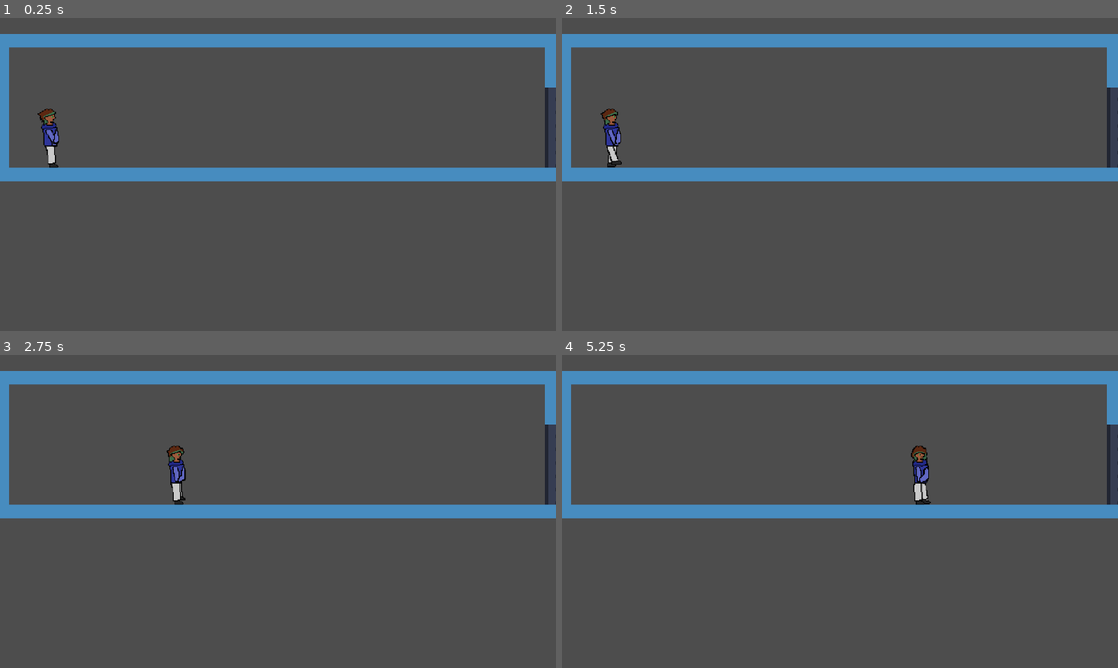
Above: before the commit, frames 1-4 (two rows, left to right).
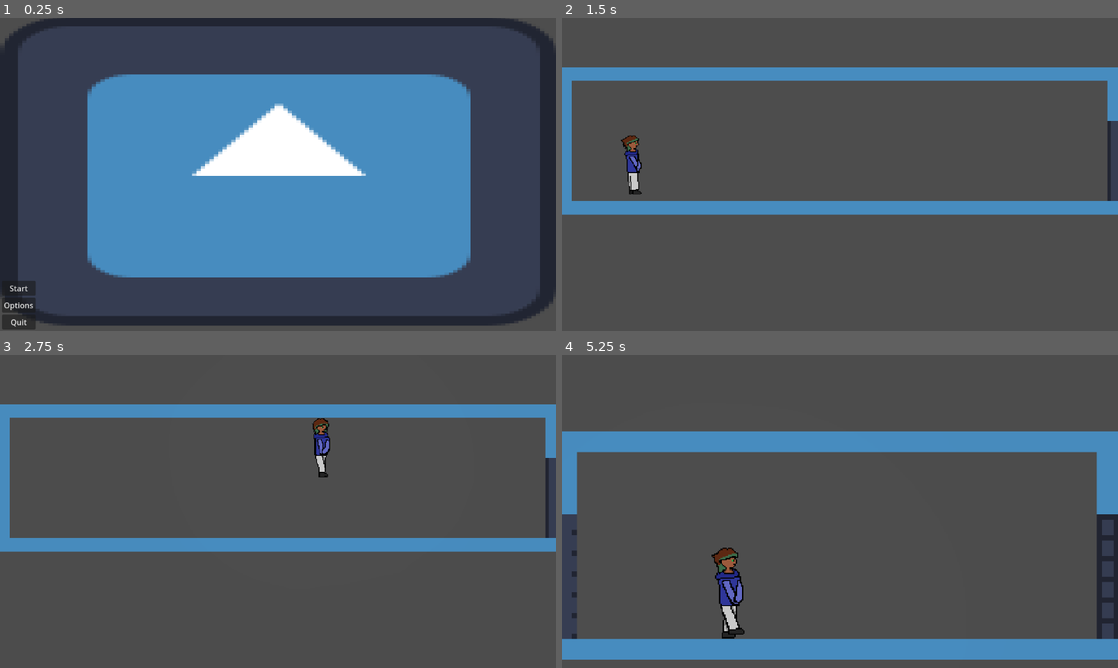
Above: after the commit, the same moments.

Repository: Oryphanix/jam
Game: Godot game, scene res://scenes/main.tscn
Two runs of this game, one before a commit and one after it. Both use one fixed random seed, a clock stepped at 60 frames per second and the inputs below. The engine's default icon, where the game draws it, is replaced by a stand-in: a white triangle on a blue panel in a dark square.
Inputs (mouse positions are in pixels of both pictures, inside the frame that each line leads up to):
- Up to frame 1 (0.25 s): no input
- Up to frame 2 (1.5 s): click (578, 305) at 0.5 s, where only the run after the commit has a clickable "Options"; click (578, 287) at 1.25 s, where only the run after the commit has a clickable "Start"
- Up to frame 3 (2.75 s): tap Enter (ui_accept) at 2, 2.27, 2.57 s; hold D (move_right) from 2.03 s (still down); tap N (ui_n, bound only after the commit) at 2.1 s; tap Shift (ui_shift, bound only after the commit) at 2.3 s
- Up to frame 4 (5.25 s): tap Shift (ui_shift, bound only after the commit) at 2.85, 4.55, 5.1 s; tap Enter (ui_accept) at 3.02, 3.05, 3.32, 3.6, 4.52, 4.82 s; release D (move_right) at 3.53 s; hold A (move_left) 3.53-4.28 s; tap N (ui_n, bound only after the commit) at 3.8, 4.35 s; hold D (move_right) from 4.28 s (still down)

The runs differ from the first frame. In frame 1, 59% of the frame differs, in the area x 0-100%, y 0-100%; in frame 2, 19%; in frame 3, 19%; in frame 4, 26%.

Commit message:
merge

Diff:
--- a/monster/States/chasing.gd
+++ b/monster/States/chasing.gd
@@ -19,5 +19,4 @@
 	moveSpeed = 1.1*Global.playerSpeed
 	#Vars for distance to player
 	var direction = Global.playerPosition - Global.enemyPosition
-	var distance := direction.length()
 	enemy.velocity = (direction.normalized() * moveSpeed)
--- a/monster/States/stalkingchase.gd
+++ b/monster/States/stalkingchase.gd
@@ -13,5 +13,4 @@
 # Called every frame. 'delta' is the elapsed time since the previous frame.
 func Physics_Update(_delta: float):
 	var direction = Global.playerPosition - Global.enemyPosition
-	var distance := direction.length()
 	enemy.velocity = (direction.normalized() * moveSpeed)
--- a/player/player.gd
+++ b/player/player.gd
@@ -1,50 +1,52 @@
 extends CharacterBody2D
 
-@export var runSpeed := 400
-@export var SPEED = 200.0
+
+@export var runSanity = false
 @export var argument = false
 
-
-const JUMP_VELOCITY = -400.0
-
-#Variable for globalisation of player position
-var playerPosition: Vector2
-var sanity: float
+const JUMP_VELOCITY = -600.0
+@export var SPEED = 300.0
+#variables
 
 func _physics_process(delta: float) -> void:
-	if Input.is_action_just_pressed("ui_down") or argument:
+	if Input.is_action_just_pressed("ui_shift") or argument:
+		SPEED = 1100
+		runSanity = true
+
 		var direction := Input.get_axis("move_left", "move_right")
+#if shift key is held down, and left/right arrow is pressed, the character runs left/right
+
 		if direction:
-			velocity.x = direction * runSpeed
+			velocity.x = direction * SPEED
 		else:
 			velocity.x = move_toward(velocity.x, 0, 300)
-		Global.playerFace = Vector2(direction, 0)
+
+
 		move_and_slide()
 		argument = true
-		if Input.is_action_just_released("ui_down"):
+		if Input.is_action_just_released("ui_shift"):
 			argument = false
+#code for if the shift key is released, the character will stop running
 	else:
+		SPEED = 300.0
+
+		runSanity = false
 		var direction := Input.get_axis("move_left", "move_right")
 		if direction:
 			velocity.x = direction * SPEED
-			Global.playerFace = Vector2(direction, 0)
 		else:
-			velocity.x = move_toward(velocity.x, 0, 200)
-
+			velocity.x = move_toward(velocity.x, 0, 300)
+		#otherwise the character will walk left/right if the shift key is not held
+		move_and_slide()
 		# Add the gravity.
 	if not is_on_floor():
 		velocity += get_gravity() * delta
-	else:
-		velocity.y = 0
+
 	# Handle jump.
 	if Input.is_action_just_pressed("ui_accept") and is_on_floor():
 		velocity.y = JUMP_VELOCITY
-	move_and_slide()
-	Global.playerPosition = self.global_position
-	Global.playerSpeed = SPEED
 
-
+	# Get the input direction and handle the movement/deceleration.
+	# ui_left is left arrow, ui_right is right arrow, ui_accept is space bar, ui_shift is the shift key.
 func _process(delta: float) -> void:
 	$AnimatedSprite2D.play("default")
-	#Add sanity here using, please update Global.sanity
-	pass
--- a/player/player.tscn
+++ b/player/player.tscn
@@ -1,8 +1,10 @@
-[gd_scene load_steps=37 format=3 uid="uid://dyyvcvbomxviu"]
+[gd_scene load_steps=39 format=3 uid="uid://dyyvcvbomxviu"]
 
 [ext_resource type="Script" path="res://player/player.gd" id="1_dee56"]
 [ext_resource type="Texture2D" uid="uid://b7okyhytlhpsh" path="res://art/Idle_animation_sprite_sheet_27x82.png" id="2_6rwlf"]
 [ext_resource type="Texture2D" uid="uid://cfyu2i6ii7ess" path="res://art/walking_animation_sprite_sheet_400x656.png" id="2_lukfq"]
+[ext_resource type="Texture2D" uid="uid://bvg4uv2nuid7x" path="res://art/vignette final.png" id="4_8i6og"]
+[ext_resource type="Script" path="res://player/vingette.gd" id="5_456t7"]
 
 [sub_resource type="AtlasTexture" id="AtlasTexture_w7ix4"]
 atlas = ExtResource("2_lukfq")
@@ -253,3 +255,9 @@
 [node name="CollisionShape2D" type="CollisionShape2D" parent="player"]
 position = Vector2(-0.5, -0.5)
 shape = SubResource("RectangleShape2D_w887o")
+
+[node name="Sprite2D" type="Sprite2D" parent="player"]
+position = Vector2(87, 17)
+scale = Vector2(1.03735, 1)
+texture = ExtResource("4_8i6og")
+script = ExtResource("5_456t7")
--- /dev/null
+++ b/player/vingette.gd
@@ -0,0 +1,68 @@
+extends Sprite2D
+
+var temp
+var vignette
+var run = false
+var argument = false
+var narwhal = false
+var argumentNarwhal = false
+@export var sanity = 3300.0
+@export var totalExponential = 1
+@export var runExponential = 1
+@export var narwhalExponential = 1
+@export var time = 0.0
+
+@export var narwhalIncrease = 20.0
+
+
+func _process(delta):
+	temp = sanity / 13
+	vignette = 255 - temp
+	#using the sanity variable to work out vignette opacity. sanity /13 will ensure vignette opacity is between 0 and
+	#255. since opacity is inverse to sanity, temp is used to subtract it from 255.
+	modulate.a8 = vignette
+	#changing the opacity of the vignette
+	#print(vignette)
+
+	if Input.is_action_just_pressed("ui_n") or argument:
+		argumentNarwhal = true
+		narwhal = true
+		#if n key is pressed, the player uses the narwhal
+	if Input.is_action_just_released("ui_n"):
+		argumentNarwhal = false
+		narwhal = false
+		#if n key is released, the player stops using the narwhal
+	if Input.is_action_just_pressed("ui_shift") or argument:
+		argument = true
+		run = true
+		#if the shift key is pressed, the player starts running.
+	if Input.is_action_just_released("ui_shift"):
+		argument = false
+		run = false
+		#if the shift key is released, the player stops running.
+
+	time += delta
+	#creating a timer
+	if time >= 1.0:
+		sanity -= 11
+		time = 0.0
+		#if no other keys are pressed, when the timer hits 1 second, 11 sanity points are deducted. this results in the
+		if run:
+			runExponential *= 1.1
+			sanity -= runExponential
+			#if the character is running, sanity decreases by an exponential of 1.1
+		if narwhal:
+			narwhalExponential *= 1.11
+			narwhalIncrease *= 0.9
+			sanity -= narwhalExponential
+			sanity += narwhalIncrease
+			#if the character is holding the narwhal, the sanity decreases by an exponential of 1.11, but increases by an exponential of 0.9.
+		if run and narwhal:
+			totalExponential *= 1.2
+			narwhalIncrease += 0.85
+			sanity -= totalExponential
+			sanity +- narwhalIncrease
+	if sanity < 0:
+		pass
+			#if the character is holding the narwhal and running, sanity decreases by an exponential of 1.2, but increases by an exponential of 0.85
+	Global.sanity = sanity
--- a/project.godot
+++ b/project.godot
@@ -46,6 +46,16 @@
 "events": [Object(InputEventKey,"resource_local_to_scene":false,"resource_name":"","device":-1,"window_id":0,"alt_press …(191 unchanged characters)…
 ]
 }
+ui_shift={
+"deadzone": 0.5,
+"events": [Object(InputEventKey,"resource_local_to_scene":false,"resource_name":"","device":-1,"window_id":0,"alt_pressed":false,"shift_pressed":false,"ctrl_pressed":false,"meta_pressed":false,"pressed":false,"keycode":0,"physical_keycode":4194325,"key_label":0,"unicode":0,"location":0,"echo":false,"script":null)
+]
+}
+ui_n={
+"deadzone": 0.5,
+"events": [Object(InputEventKey,"resource_local_to_scene":false,"resource_name":"","device":-1,"window_id":0,"alt_pressed":false,"shift_pressed":false,"ctrl_pressed":false,"meta_pressed":false,"pressed":false,"keycode":0,"physical_keycode":78,"key_label":0,"unicode":110,"location":0,"echo":false,"script":null)
+]
+}
 
 [rendering]
 
--- a/scenes/main.tscn
+++ b/scenes/main.tscn
@@ -1,12 +1,46 @@
 [gd_scene load_steps=3 format=3 uid="uid://dbmaocylko183"]
 
-[ext_resource type="PackedScene" uid="uid://2b2ggbqko0t5" path="res://world/world2.tscn" id="2_afdu7"]
-[ext_resource type="PackedScene" uid="uid://20udwjhfvlln" path="res://world/world1.tscn" id="3_046d8"]
+[ext_resource type="Texture2D" uid="uid://foc3qaqjmdm6" path="res://icon.svg" id="1_e5c07"]
+[ext_resource type="Script" path="res://scenes/mainmenue.gd" id="2_uuqkq"]
 
 [node name="Main" type="Node"]
 
-[node name="World" parent="." instance=ExtResource("3_046d8")]
-position = Vector2(-2, 96)
+[node name="Sprite2D" type="Sprite2D" parent="."]
+position = Vector2(577.5, 316.5)
+scale = Vector2(9.02344, 5.00781)
+texture = ExtResource("1_e5c07")
 
-[node name="World2" parent="." instance=ExtResource("2_afdu7")]
-position = Vector2(-5, -157)
+[node name="Control" type="Control" parent="."]
+layout_mode = 3
+anchors_preset = 0
+offset_left = -7.0
+offset_top = 577.0
+offset_right = 27.0
+offset_bottom = 613.0
+script = ExtResource("2_uuqkq")
+
+[node name="VBoxContainer" type="VBoxContainer" parent="Control"]
+layout_mode = 1
+anchors_preset = -1
+anchor_left = 0.323529
+anchor_top = -0.916667
+anchor_right = 2.38235
+anchor_bottom = 1.88889
+grow_horizontal = 2
+grow_vertical = 2
+metadata/_edit_use_anchors_ = true
+
+[node name="Start" type="Button" parent="Control/VBoxContainer"]
+layout_mode = 2
+text = "Start"
+
+[node name="Button2" type="Button" parent="Control/VBoxContainer"]
+layout_mode = 2
+text = "Options"
+
+[node name="Quit" type="Button" parent="Control/VBoxContainer"]
+layout_mode = 2
+text = "Quit"
+
+[connection signal="pressed" from="Control/VBoxContainer/Start" to="Control" method="_on_start_pressed"]
+[connection signal="pressed" from="Control/VBoxContainer/Quit" to="Control" method="_on_quit_pressed"]
--- /dev/null
+++ b/scenes/mainmenue.gd
@@ -0,0 +1,19 @@
+extends Control
+
+
+# Called when the node enters the scene tree for the first time.
+func _ready() -> void:
+	pass # Replace with function body.
+
+
+# Called every frame. 'delta' is the elapsed time since the previous frame.
+func _process(delta: float) -> void:
+	pass
+
+
+func _on_start_pressed() -> void:
+	get_tree().change_scene_to_file("res://world/world1.tscn") # Replace with function body.
+
+
+func _on_quit_pressed() -> void:
+	get_tree().quit() # Replace with function body.
--- a/world/roomcameradetector.gd
+++ b/world/roomcameradetector.gd
@@ -5,7 +5,7 @@
 func _ready() -> void:
 	pass # Replace with function body.
 # Called every frame. 'delta' is the elapsed time since the previous frame.
-func _process(delta: float) -> void:
+func _process(_delta: float) -> void:
 	pass
 
 func _on_body_entered(body: Node2D) -> void:
--- a/world/scne.gd
+++ b/world/scne.gd
@@ -7,7 +7,7 @@
 
 
 # Called every frame. 'delta' is the elapsed time since the previous frame.
-func _process(delta: float) -> void:
+func _process(_delta: float) -> void:
 	pass
 
 
@@ -20,3 +20,5 @@
 		print(NLN)
 		print(NLP)
 		get_tree().change_scene_to_file(NLP)
+	else:
+		print(body.name)
--- a/world/switchscne.gd
+++ b/world/switchscne.gd
@@ -7,7 +7,7 @@
 
 
 # Called every frame. 'delta' is the elapsed time since the previous frame.
-func _process(delta: float) -> void:
+func _process(_delta: float) -> void:
 	pass
 
 
@@ -16,8 +16,4 @@
 		var CSF = get_tree().current_scene.scene_file_path
 		var NLN = CSF.to_int()+1
 		var NLP = "res://world/world" + str(NLN) + ".tscn"
-		print(CSF)
-		print(NLN)
-		print(NLP)
-		print("==========================")
 		get_tree().change_scene_to_file(NLP)
--- a/world/world1.tscn
+++ b/world/world1.tscn
@@ -108,17 +108,17 @@
 shape = SubResource("RectangleShape2D_lldkq")
 
 [node name="Camera2D" type="Camera2D" parent="Room4"]
-position = Vector2(1172, -48)
+position = Vector2(1580, -53)
 offset = Vector2(-0.005, 0)
 zoom = Vector2(3.61, 3.34)
 limit_left = 1421
-limit_top = -63
+limit_top = -23
 limit_right = 1958
 limit_bottom = 58
 limit_smoothed = true
 
 [node name="Player" parent="." instance=ExtResource("3_2k328")]
-position = Vector2(60, -34)
+position = Vector2(83, -53)
 
 [node name="Enemy" parent="." instance=ExtResource("4_57ndh")]
 position = Vector2(1708, -26)
--- a/world/world2.tscn
+++ b/world/world2.tscn
@@ -27,3 +27,5 @@
 [node name="CollisionShape2D" type="CollisionShape2D" parent="Area2D"]
 position = Vector2(12, -41.5)
 shape = SubResource("RectangleShape2D_hpxjy")
+
+[connection signal="body_entered" from="Area2D" to="Area2D" method="_on_body_entered"]
Binary file added: art/Light.png
Not shown, added: art/Light.png.import
Binary file added: art/vignette final.png
Not shown, added: art/vignette final.png.import
